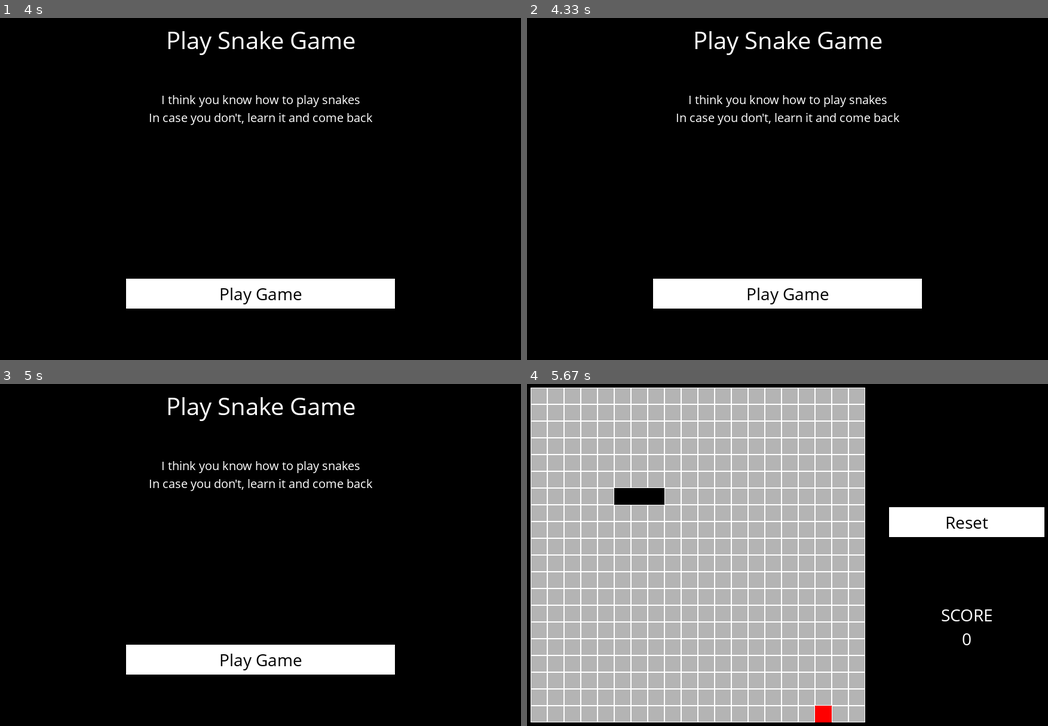
Above: before the commit, frames 1-4 (two rows, left to right).
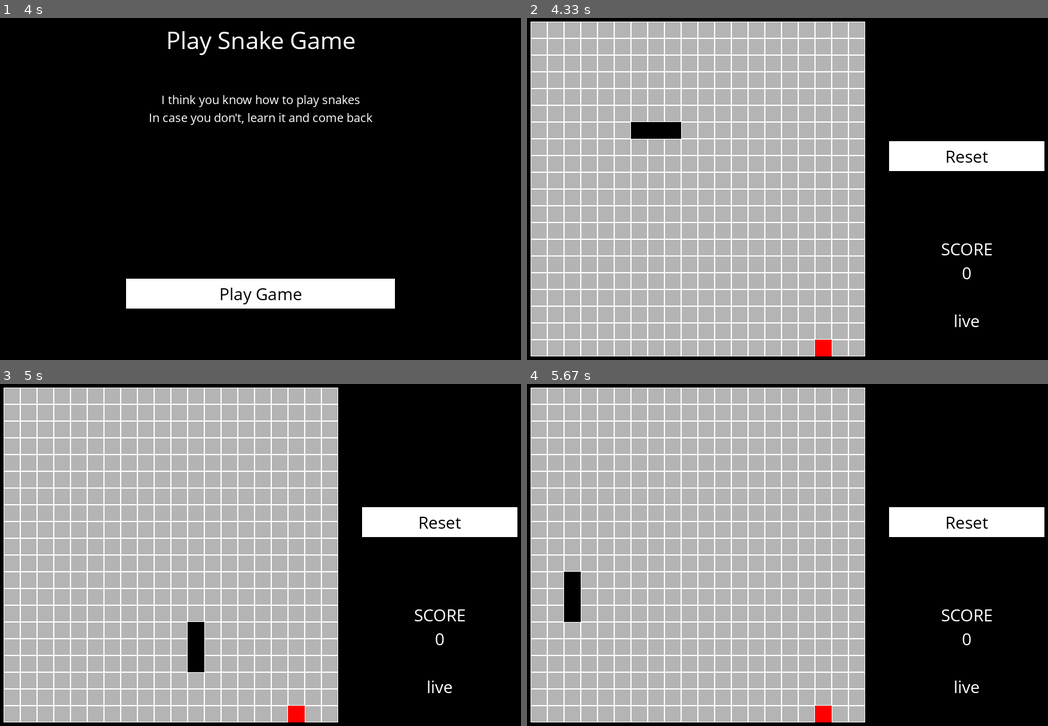
Above: after the commit, the same moments.

Repository: basilmt/snake-python-pygame
Game: pygame game, started from runner.py
The game is run twice, just before and just after one commit, with the same random seed, the same clock (stepped at 60 frames per second) and the same inputs.
Inputs (mouse positions are in pixels of both pictures, inside the frame that each line leads up to):
- Up to frame 1 (4 s): tap Enter at 0.33 s; press the mouse at (260, 295) at 3.58 s; move the mouse to (208, 185) at 3.68 s; release the mouse at (156, 79) at 3.82 s
- Up to frame 2 (4.33 s): no input
- Up to frame 3 (5 s): hold Down 4.45-4.92 s; hold Left from 4.95 s (still down)
- Up to frame 4 (5.67 s): release Left at 5.35 s; hold Up from 5.38 s (still down)

Frame 1 is identical in both runs. In frame 2, 66% of the frame differs, in the area x 0-100%, y 1-99%; in frame 3, 66%; in frame 4, 1.0%.

Commit message:
infinite ground

Diff:
--- a/runner.py
+++ b/runner.py
@@ -64,6 +64,8 @@
             elif event.key == pygame.K_DOWN and move != sn.UP:
                 move = sn.DOWN
 
+            continue
+
 
     screen.fill(BLACK)
 
@@ -107,7 +109,7 @@
         pygame.display.flip()
         continue
 
-    snake,food = sn.makeMove(move,snake,food)
+    snake, food, lost = sn.makeMove(move,snake,food)
 
     # Draw board
     cells = []
@@ -155,6 +157,12 @@
 
 
     # Display Score
+    text = "dead" if lost else "live"
+    text = mediumFont.render(text, True, WHITE)
+    textRect = text.get_rect()
+    textRect.center = ((5 / 6) * width, (2 / 3) * height *1.3)
+    screen.blit(text, textRect)
+
     text = "SCORE"
     text = mediumFont.render(text, True, WHITE)
     textRect = text.get_rect()
@@ -167,5 +175,5 @@
     textRect.center = ((5 / 6) * width, (2 / 3) * height *1.1)
     screen.blit(text, textRect)
 
-    time.sleep(1)
+    time.sleep(0.05)
     pygame.display.flip()
--- a/snake.py
+++ b/snake.py
@@ -25,13 +25,26 @@
         head[1] +=1
     elif move == LEFT:
         head[1] -=1
+
+    #case where it ran out of ground
+    for i,item in enumerate(head):
+        if item == WIDTH and i == 0 :
+            head[i] = 0
+        if item == -1 and i == 0:
+            head[i] = WIDTH
+        if item == HEIGHT and i == 1:
+            head[i] = 0
+        if item == -1 and i == 1:
+            head[i] = HEIGHT
+
+    lost = True if head in snake else False
     snake.insert(0,head)
     if food == head :
         food = getFood(snake)
     else:
         snake.pop()
 
-    return snake,food
+    return snake, food, lost
 
 def getFood(snake):
     food = None
